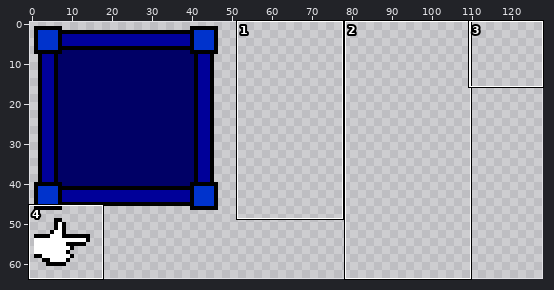
Two states of a sprite sheet, sprite/sprites.png. The first picture is a wide view before the edit; the outline marks the close-up.
Close-up. Before the edit:
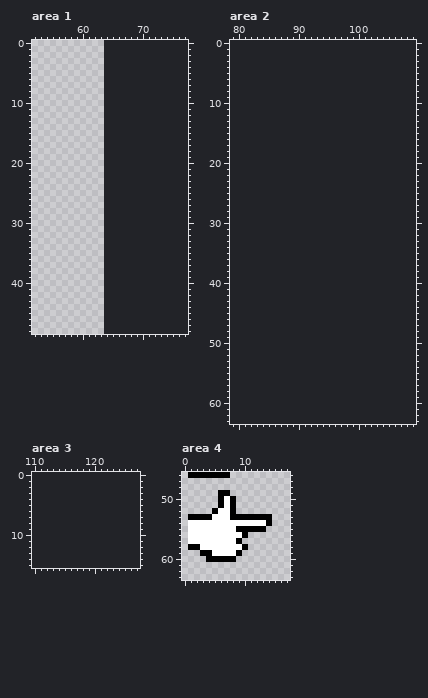
The file is 64x64 pixels. Shown: area 1: x 52..77, y 0..48; area 2: x 79..109, y 0..63; area 3: x 110..127, y 0..15; area 4: x 0..17, y 46..63. The old version is drawn lined up with the new one, on the new canvas.
Once edited:
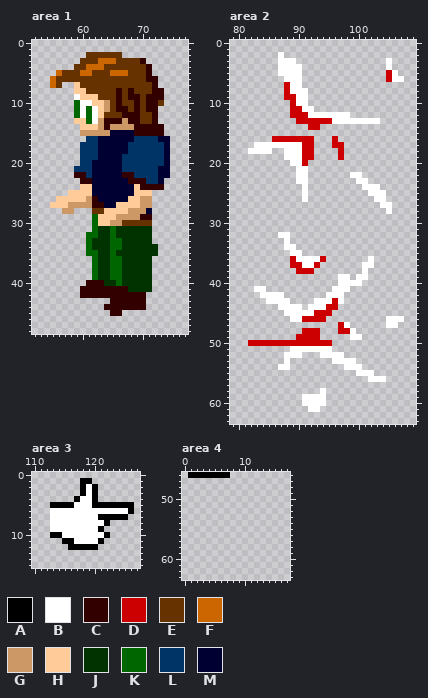
Palette (. is transparent): A #000000  B #ffffff  C #330000  D #cc0000  E #663300  F #cc6600  G #cc9966  H #ffcc99  J #003300  K #006600  L #003366  M #000033
The exact change:
canvas 64x64 -> 128x64
Area 1:
y 2: x 61..66 ...... -> EEEEEE
y 3: x 60..70 ........... -> EEEFFFEEEEC
y 4: x 59..71 ............. -> EEFFFEEEEEEEC
y 5: x 56..71 ................ -> FEEEFFEEEFFFEEEC
y 6: x 55..72 .................. -> FEEEEEEEEEEEEEEECC
y 7: x 55..56 .. -> FE; x 59..72 .............. -> HEEEEEEEEEEEEC
y 8: x 59..73 ............... -> HHEEEEECECEEECC
y 9: x 59..73 ............... -> BHHHEEECECCECCC
y 10: x 59..73 ............... -> KBBHHGECEECECCE
y 11: x 59..72 .............. -> KBKBHGECCECECC
y 12: x 59..72 .............. -> KBKBHEEECCCEEC
y 13: x 59..72 .............. -> HHKBGCCCGCCEEC
y 14: x 60..73 .............. -> HHHGCGGGGCCCCC
y 15: x 60..73 .............. -> GGGGGMMMMCCCCC
y 16: x 61..74 .............. -> LLMMMMMMLLLLMM
y 17..18: x 60..74 ............... -> LLLMMMMMLLLLLLM
y 19: x 60..74 ............... -> LLLMMMMLLLLLLLM
y 20: x 60..74 ............... -> LLMMMMMLLLLLLLM
y 21: x 59..74 ................ -> LLLMMMMMLLLLLLMM
y 22: x 59..74 ................ -> CCLMMMMMCCLLLLMM
y 23: x 60..73 .............. -> CCMMMMMMCCCLLM
y 24: x 60..73 .............. -> HHMMMMMMMHCCCC
y 25: x 58..71 .............. -> HHHHMMMMMMMHHH
y 26: x 56..71 ................ -> HHHHHGCMMMMMHHGG
y 27: x 55..71 ................. -> HHHGGGGCCMMHHHHGG
y 28: x 57..58 .. -> GG; x 62..71 .......... -> EEHHHHGGGM
y 29: x 62..71 .......... -> KHHHGGGGCC
y 30: x 62..71 .......... -> KHHGGEEEEE
y 31: x 62..71 .......... -> KJJKJJJJJJ
y 32: x 61..71 ........... -> KKJJKJJJJJJ
y 33: x 61..71 ........... -> KJJJKKJJJJJ
y 34: x 61..72 ............ -> KJJJKKJJJJJJ
y 35: x 61..72 ............ -> KKJJKJJJJJJJ
y 36..39: x 62..71 .......... -> KJJKKJJJJJ
y 40: x 61..71 ........... -> CCCJJKJJJJJ
y 41: x 60..71 ............ -> CCCCCCCCJJJJ
y 42: x 60..70 ........... -> CCCCCCCCCCC
y 43: x 65..70 ...... -> CCCCCC
y 44: x 64..70 ....... -> CCCCCCC
y 45: x 65..66 .. -> CC
Area 2:
y 2: x 87 . -> B
y 3: x 87..89 ... -> BBB; x 105 . -> B
y 4: x 87..90 .... -> BBBB; x 105 . -> B
y 5: x 87..90 .... -> BBBB; x 105..106 .. -> DB
y 6: x 88..90 ... -> BBB; x 105..107 ... -> DBB
y 7: x 88..90 ... -> DBB
y 8: x 88..91 .... -> DBBB
y 9: x 88..91 .... -> DDBB
y 10: x 89..91 ... -> DBB
y 11: x 89..92 .... -> DDBB
y 12: x 89..98 .......... -> DDDBBBBBBB
y 13: x 90..103 .............. -> DDDDDDBBBBBBBB
y 14: x 92..93 .. -> DD
y 16: x 86..92 ....... -> DDDDDDD; x 96 . -> D
y 17: x 83..92 .......... -> BBBBBBBBDD; x 96..97 .. -> DD
y 18: x 82..85 .... -> BBBB; x 88..92 ..... -> BBBDD; x 97 . -> D
y 19: x 88..92 ..... -> BBBDD; x 97 . -> D
y 20: x 89..91 ... -> BBD
y 21: x 90..91 .. -> BB
y 22: x 90..91 .. -> BB; x 99..100 .. -> BB
y 23: x 90..91 .. -> BB; x 100..101 .. -> BB
y 24: x 91 . -> B; x 101..103 ... -> BBB
y 25: x 91 . -> B; x 102..104 ... -> BBB
y 26: x 91 . -> B; x 103..104 .. -> BB
y 27: x 104..105 .. -> BB
y 28: x 105 . -> B
y 32: x 87..88 .. -> BB
y 33: x 88 . -> B
y 34: x 88..89 .. -> BB
y 35: x 89..90 .. -> BB
y 36: x 89..94 ...... -> DBBBBD; x 102 . -> B
y 37: x 89..93 ..... -> DDBBD; x 101..102 .. -> BB
y 38: x 90..92 ... -> DDD; x 101 . -> B
y 39: x 97..98 .. -> BB; x 100..101 .. -> BB
y 40: x 97..100 .... -> BBBB
y 41: x 83..84 .. -> BB; x 96..98 ... -> BBB
y 42: x 84..87 .... -> BBBB; x 95..97 ... -> BBB
y 43: x 85..88 .... -> BBBB; x 93..97 ..... -> BBBDB
y 44: x 87..90 .... -> BBBB; x 92..96 ..... -> BBBDD
y 45: x 88..95 ........ -> BBBBBDDD
y 46: x 89..94 ...... -> BBDDDD; x 105..107 ... -> BBB
y 47: x 97..98 .. -> DB; x 105..106 .. -> BB
y 48: x 91..93 ... -> DDD; x 97..99 ... -> DDB
y 49: x 90..93 .... -> DDDD; x 99..100 .. -> BB
y 50: x 82..95 .............. -> DDDDDDDDDDDDDD
y 51: x 89..95 ....... -> BBBBBBB
y 52: x 88..90 ... -> BBB; x 94..97 .... -> BBBB
y 53: x 88 . -> B; x 96..99 .... -> BBBB
y 54: x 87..88 .. -> BB; x 98..100 ... -> BBB
y 55: x 100..102 ... -> BBB
y 56: x 102..104 ... -> BBB
y 58: x 94 . -> B
y 59..60: x 91..94 .... -> BBBB
y 61: x 92..93 .. -> BB
Area 3:
y 1: x 118..119 .. -> AA
y 2..3: x 118..120 ... -> ABA
y 4: x 117..120 .... -> ABBA
y 5: x 113..126 .............. -> AAAABBBAAAAAAA
y 6: x 113..126 .............. -> BBBBBBBBBBBBBA
y 7: x 113..125 ............. -> BBBBBBBBAAAAA
y 8: x 113..122 .......... -> BBBBBBBBBA
y 9: x 113..121 ......... -> BBBBBBBBA
y 10: x 113..122 .......... -> AABBBBBBBA
y 11: x 115..121 ....... -> AABBBBA
y 12: x 116..120 ..... -> AAAAA
Area 4:
y 49: x 6..7 AA -> ..
y 50..51: x 6..8 ABA -> ...
y 52: x 5..8 ABBA -> ....
y 53: x 1..14 AAAABBBAAAAAAA -> ..............
y 54: x 1..14 BBBBBBBBBBBBBA -> ..............
y 55: x 1..13 BBBBBBBBAAAAA -> .............
y 56: x 1..10 BBBBBBBBBA -> ..........
y 57: x 1..9 BBBBBBBBA -> .........
y 58: x 1..10 AABBBBBBBA -> ..........
y 59: x 3..9 AABBBBA -> .......
y 60: x 4..8 AAAAA -> .....
Changed places in both close-ups, as pixel boxes (x1, y1, x2, y2):
added: (50, 52, 170, 316)
added: (248, 52, 404, 214)
added: (248, 232, 404, 412)
added: (50, 478, 134, 550)
erased: (188, 490, 272, 562)
